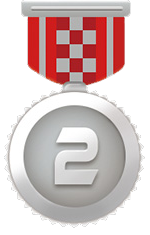
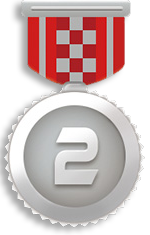
Two versions of the same layered image (w=150, h=235). Layer-by-layer changes:
pixels changed over [0, 0, 142, 235] (layer not identified)
